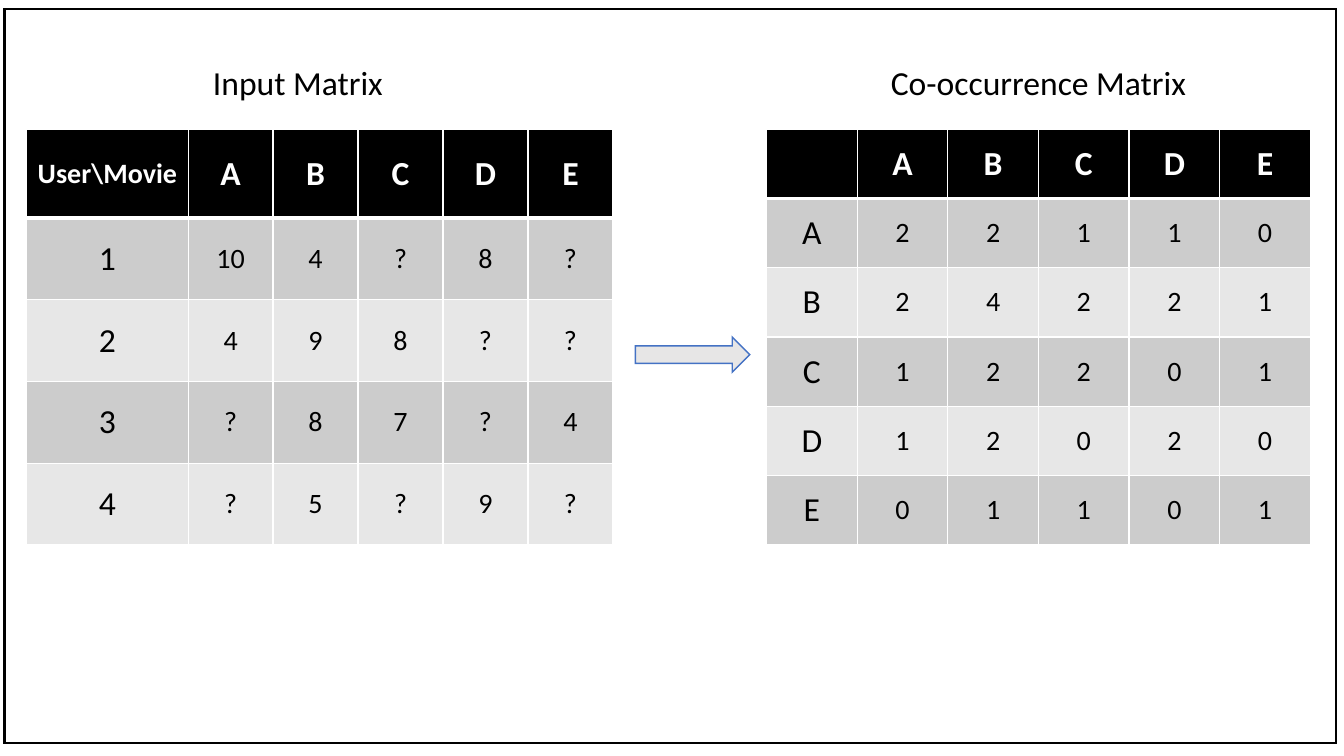
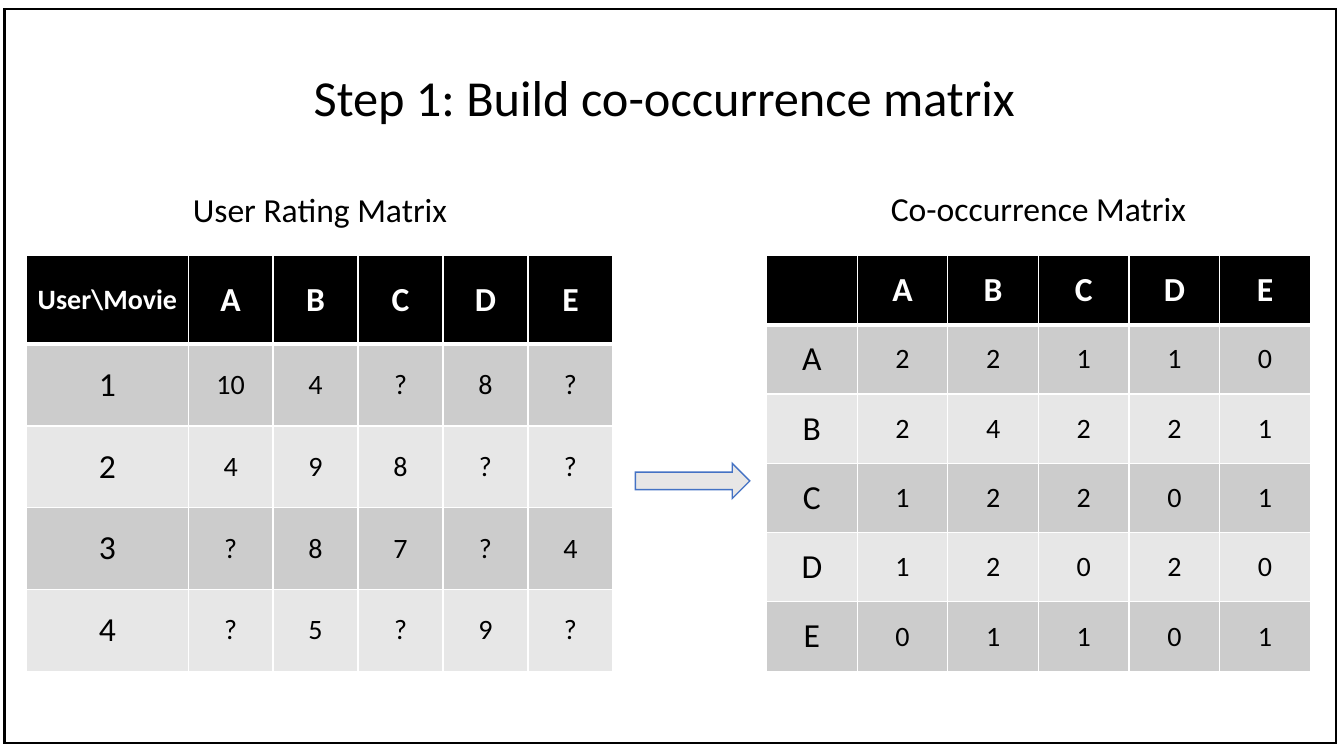
Before and after one commit to SeanCsc/Recommender-System, a slide deck: slide 2 of Other/workflow.pptx. Drawn at 1344x756 pixels with LibreOffice and Linux fonts; fonts in the diff are those of the drawing. Boxes give left, top, right and bottom in pixels: in the first picture for what was removed or moved away, otherwise in the second. Text is boxed around its words. In the diff, an @@ line names an element or a change of style, - is before the commit and + after.

```diff
--- a/Other/workflow.pptx
+++ b/Other/workflow.pptx
@@ text added at bbox=[314, 81, 1015, 124], 36 pt, text #000000 @@
+Step 1: Build co-occurrence matrix
@@ text at bbox=[193, 198, 447, 228]: text changed @@
-Input Matrix
+User Rating Matrix
@@ 2 tables, 1 text, 1 right arrow: place and size @@
-2 tables, 1 text, 1 right arrow at bbox=[27, 72, 1311, 545]
+2 tables, 1 text, 1 right arrow at bbox=[27, 198, 1311, 671]
```
Also in this commit, not shown: 1 other slide changed, 3 other files.
